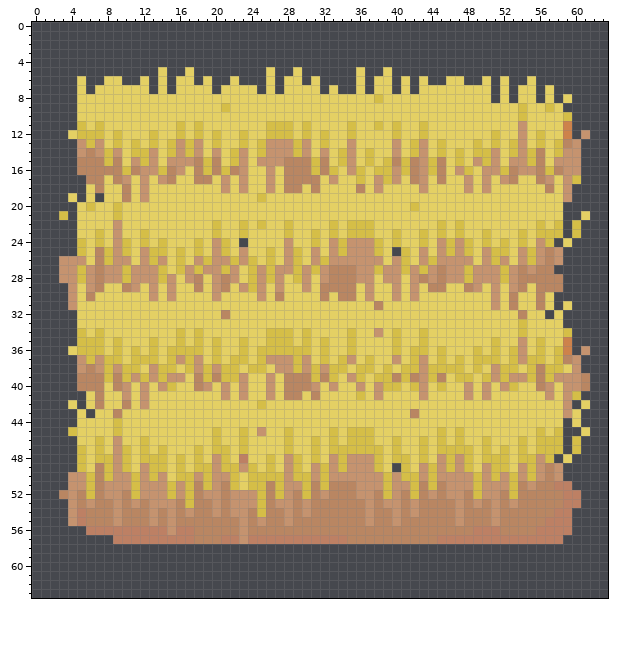
Pixel-art sprite, stored at sprites/wheat2.png. Above: the version before the commit.
The file is 256x256 pixels, drawn in blocks of 4x4; one block is one cell here.
And afterwards:
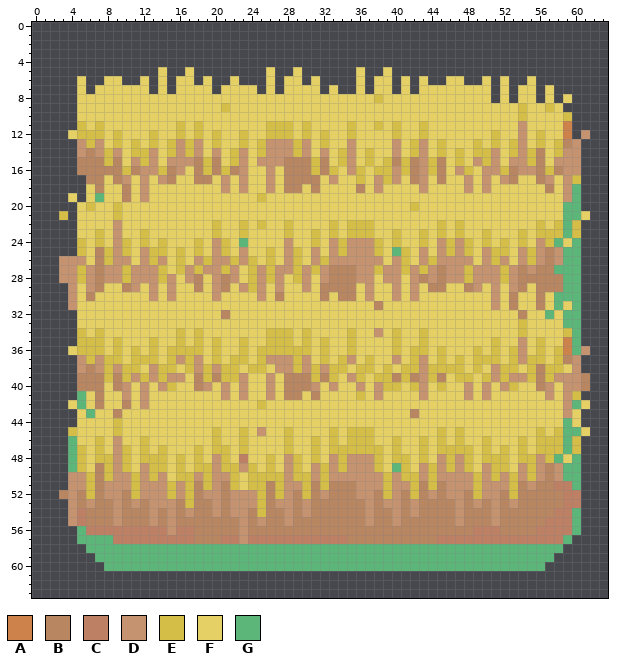
Palette (. is transparent): A #cd824b  B #b98662  C #bd8064  D #c5936f  E #d5be47  F #e4d064  G #5cb679
Difference:
y 18: x 60 . -> G
y 19: x 7 . -> G; x 60 . -> G
y 20..21: x 59..60 .. -> GG
y 22..23: x 59 . -> G
y 24: x 23 . -> G; x 58 . -> G; x 60 . -> G
y 25: x 40 . -> G; x 59..60 .. -> GG
y 26: x 59..60 .. -> GG
y 27: x 58..60 ... -> GGG
y 28..29: x 59..60 .. -> GG
y 30: x 58..60 ... -> GGG
y 31: x 58 . -> G; x 60 . -> G
y 32: x 57 . -> G; x 59..60 .. -> GG
y 33: x 59..60 .. -> GG
y 34..36: x 60 . -> G
y 41: x 5 . -> G
y 42: x 5 . -> G; x 60 . -> G
y 43: x 6 . -> G
y 44: x 59 . -> G
y 45: x 59..60 .. -> GG
y 46..47: x 4 . -> G; x 59 . -> G
y 48: x 4 . -> G; x 58 . -> G; x 60 . -> G
y 49: x 4 . -> G; x 40 . -> G; x 59..60 .. -> GG
y 50: x 59..60 .. -> GG
y 51: x 60 . -> G
y 54..55: x 60 . -> G
y 56: x 5 . -> G; x 60 . -> G
y 57: x 5..8 .... -> GGGG; x 59 . -> G
y 58: x 6..58 ..................................................... -> GGGGGGGGGGGGGGGGGGGGGGGGGGGGGGGGGGGGGGGGGGGGGGGGGGGGG
y 59: x 7..57 ................................................... -> GGGGGGGGGGGGGGGGGGGGGGGGGGGGGGGGGGGGGGGGGGGGGGGGGGG
y 60: x 8..56 ................................................. -> GGGGGGGGGGGGGGGGGGGGGGGGGGGGGGGGGGGGGGGGGGGGGGGGG
